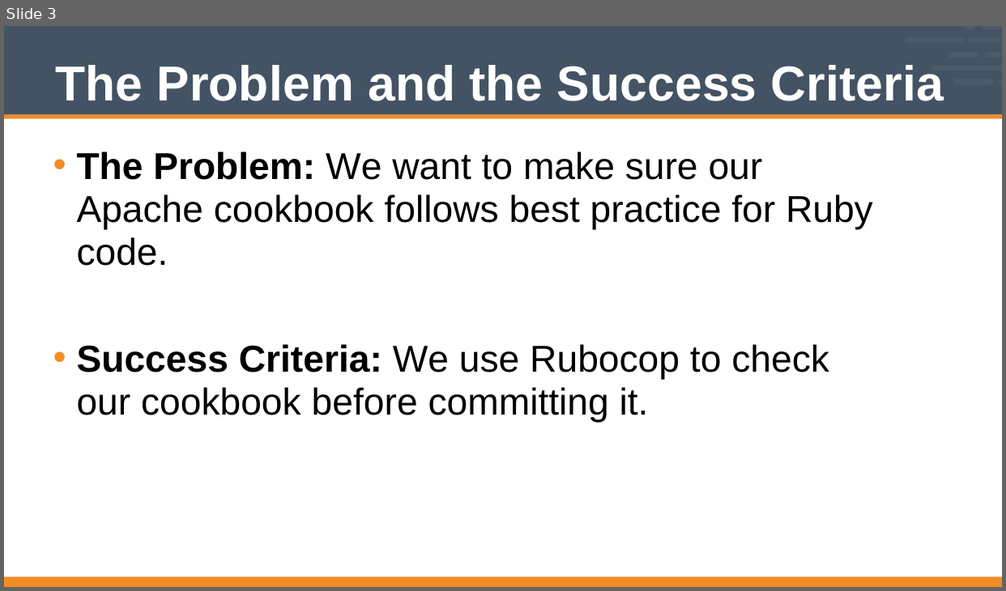
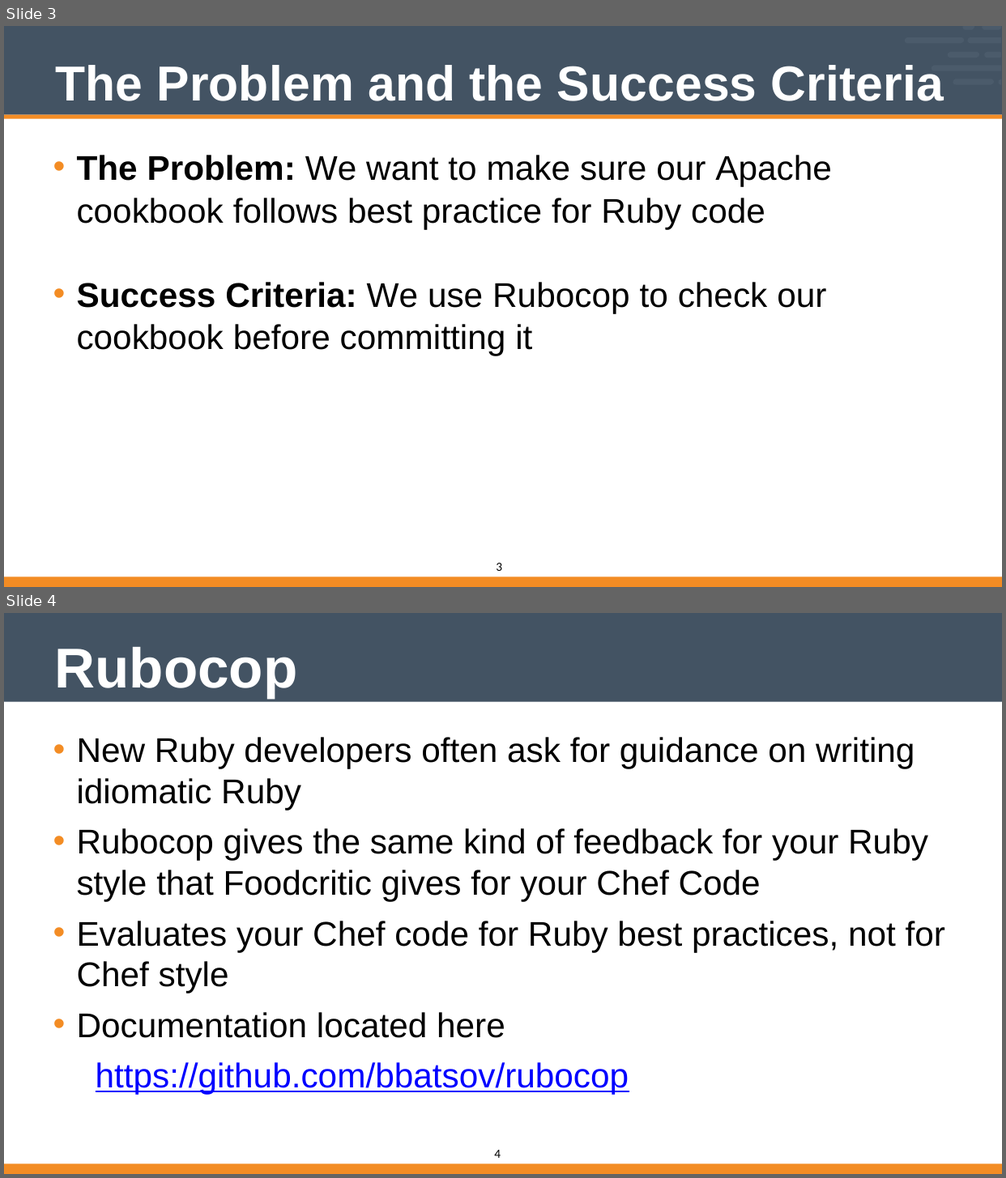
Before and after one commit to vinyar/chef-intermediate, a slide deck: Modules/11-Chef_Intermediate.pptx. Shown one above the other, each under a label of ours: slide 3 before the commit, slides 3 and 4 after it. The pictures are 1006x591 and 1006x1178 pixels, drawn with LibreOffice and Linux fonts; fonts in the diff are those of the drawing. Boxes give left, top, right and bottom in pixels: in the first picture for what was removed or moved away, otherwise in the second. Text is boxed around its words. In the diff, an @@ line names an element or a change of style, - is before the commit and + after.

```diff
--- a/Modules/11-Chef_Intermediate.pptx
+++ b/Modules/11-Chef_Intermediate.pptx
@@ slide 4 added at <box>4,613,1002,1174</box>, background #FFFFFF; not listed: 1 template element that a slide beside it also shows @@
@@ title added at <box>55,646,298,698</box>, 72 pt, text #FFFFFF, bold @@
+Rubocop
@@ text added at <box>77,737,945,1094</box>, 44 pt, text #000000 @@
+  • New Ruby developers often ask for guidance on writing idiomatic Ruby
+  • Rubocop gives the same kind of feedback for your Ruby style that Foodcritic gives for your Chef Code
+  • Evaluates your Chef code for Ruby best practices, not for Chef style
+  • Documentation located here
+  https://github.com/bbatsov/rubocop
@@ freeform shape added at <box>4,1164,1002,1174</box>, fill #F38C24 @@
@@ page number added at <box>494,1150,501,1158</box>, 16 pt, text #000000 @@
+4
@@ slide 3 changed as well @@
@@ text at <box>77,155,832,356</box>: text changed; size 48 to 44 pt @@
-• The Problem: We want to make sure our Apache cookbook follows best practice for Ruby code.
-• Success Criteria: We use Rubocop to check our cookbook before committing it.
+• The Problem: We want to make sure our Apache cookbook follows best practice for Ruby code
+• Success Criteria: We use Rubocop to check our cookbook before committing it
@@ page number added at <box>496,563,502,571</box>, 16 pt, text #000000 @@
+3
```
Also in this commit, not shown: 1 other slide changed, 19 other slides added, 10 slides removed.
